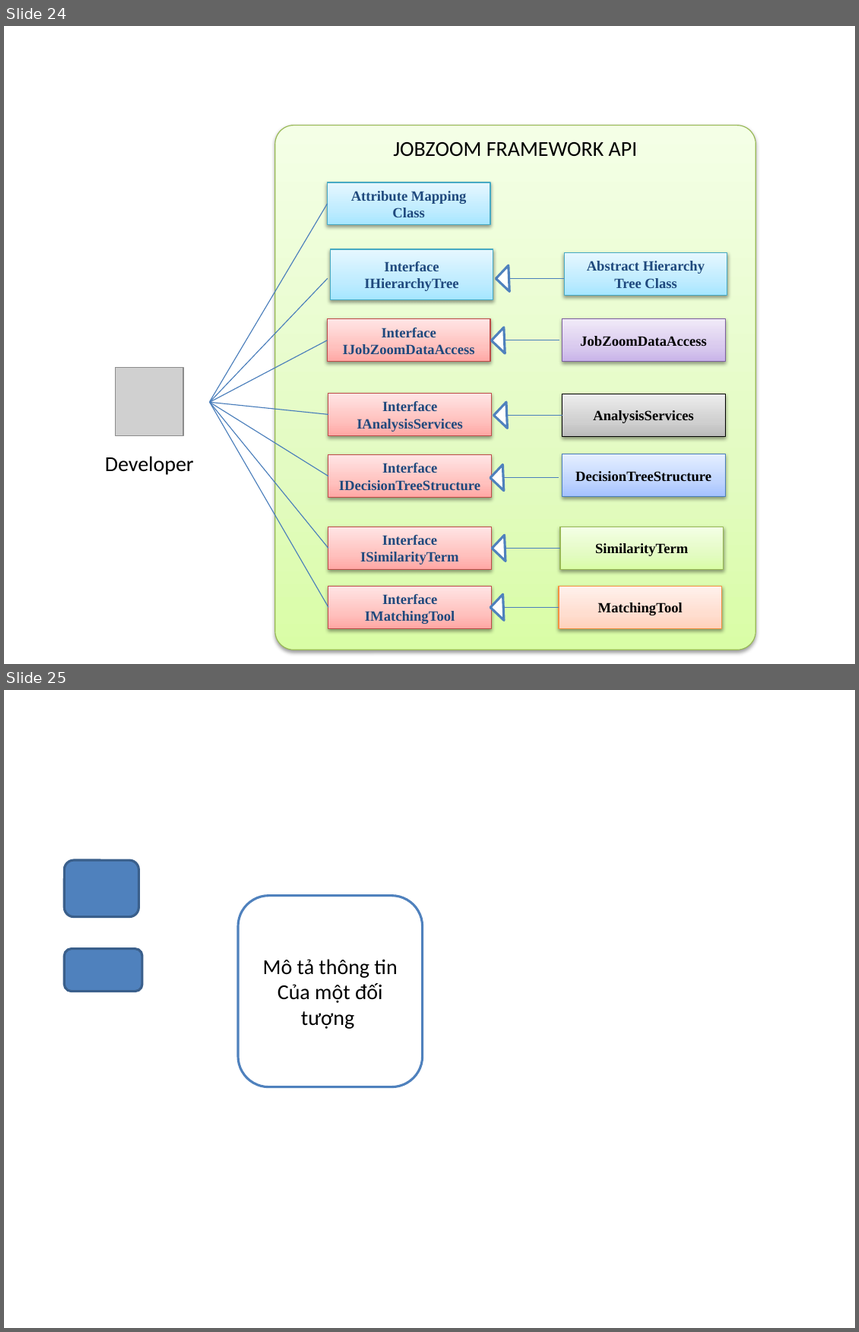
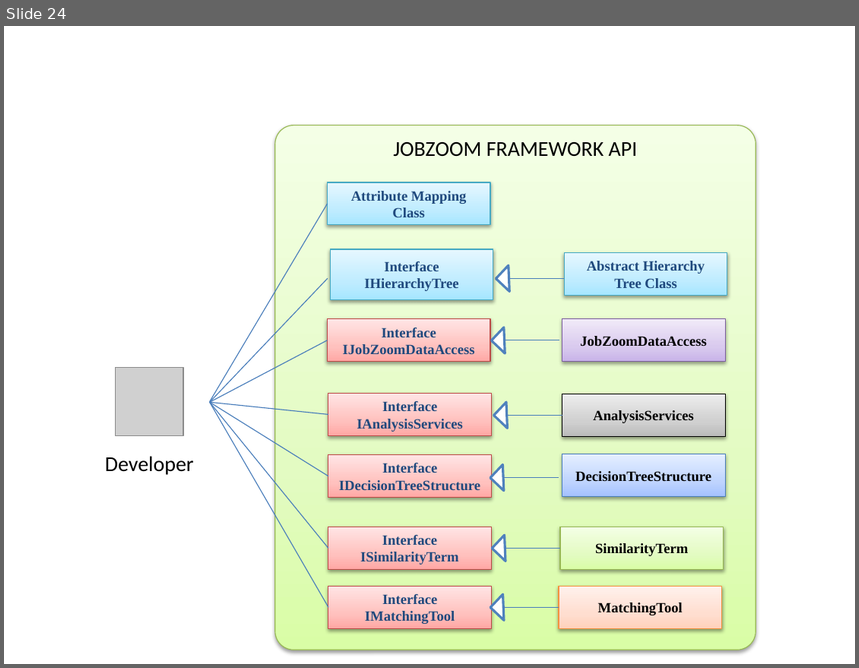
Before and after one commit to khanhduy94/jobzoom, a slide deck: Documents/Thesis Report Picture.pptx. Shown one above the other, each under a label of ours: slides 24 and 25 before the commit, slide 24 after it. The pictures are 859x1332 and 859x668 pixels, drawn with LibreOffice and Linux fonts; fonts in the diff are those of the drawing; grey boxes stand for pictures. Boxes give left, top, right and bottom in pixels: in the first picture for what was removed or moved away, otherwise in the second. Text is boxed around its words. In the diff, an @@ line names an element or a change of style, - is before the commit and + after.

```diff
--- a/Documents/Thesis Report Picture.pptx
+++ b/Documents/Thesis Report Picture.pptx
@@ slide 25 removed at [4,690,855,1328], background #FFFFFF @@
@@ rounded rectangle removed at [65,860,139,917] @@
@@ rounded rectangle removed at [238,896,423,1087] @@
-Mô tả thông tin
-Của một đối tượng
@@ rounded rectangle removed at [65,948,143,991] @@
```
Also in this commit, not shown: 1 slide added, 1 other slide removed.
